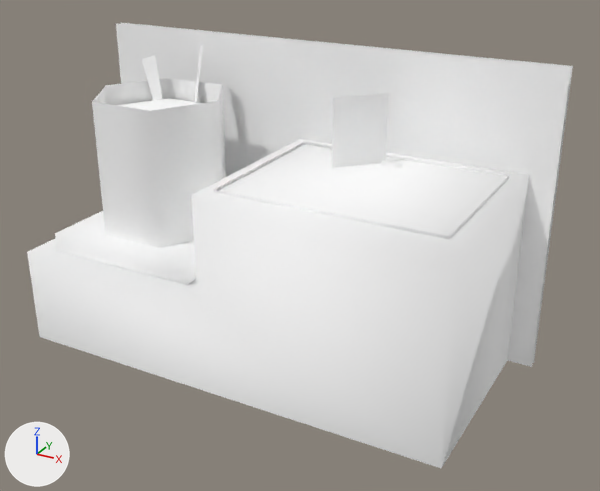
The glTF model public/3d/item/model__item__room.ofs_3779_0/3779kg_sh1_02.gltf as it was, and as the next commit left it.
One viewpoint serves both versions: a 50 mm lens placed at (1.48, -2.45, 1.68), pointed at (0.13, 0.01, 0.46). The lights are fixed; the arrows at lower left show +X, +Y and +Z. The first picture is the older version.

Names of what the first picture shows: '3779kg_sh1_02'.
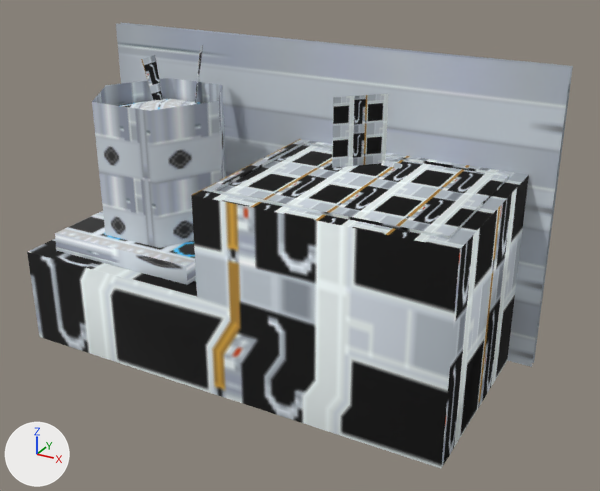
Where the change shows, as pixel boxes (x1, y1, x2, y2) in the pictures (600 x 491 px):
'3779kg_sh1_02', surface changed (darker): (27, 23, 573, 468) in both

The change, as a list of edits to the scene's bpy script:
```text
Add img_sh1_02_0:
    img_sh1_02_0 = load_image('sh1_02_0', '_unpacked/sh1_02_0', 32, 32, 'sRGB')
Add img_sh1_02_2:
    img_sh1_02_2 = load_image('sh1_02_2', '_unpacked/sh1_02_2', 64, 32, 'sRGB')
Add img_sh1_02_1:
    img_sh1_02_1 = load_image('sh1_02_1', '_unpacked/sh1_02_1', 32, 32, 'sRGB')
Change mat_sh1_02_1:
    remove mat_sh1_02_1.base_color = (1.0, 1.0, 1.0)  # white #ffffff
    add mat_sh1_02_1.texture = img_sh1_02_1
Change mat_sh1_02_03:
    remove mat_sh1_02_03.base_color = (1.0, 1.0, 1.0)  # white #ffffff
    add mat_sh1_02_03.texture = img_sh1_02_0
Change mat_sh1_02_2:
    remove mat_sh1_02_2.base_color = (1.0, 1.0, 1.0)  # white #ffffff
    add mat_sh1_02_2.texture = img_sh1_02_2
Change mat_sh1_02_0:
    remove mat_sh1_02_0.base_color = (1.0, 1.0, 1.0)  # white #ffffff
    add mat_sh1_02_0.texture = img_sh1_02_0
```
